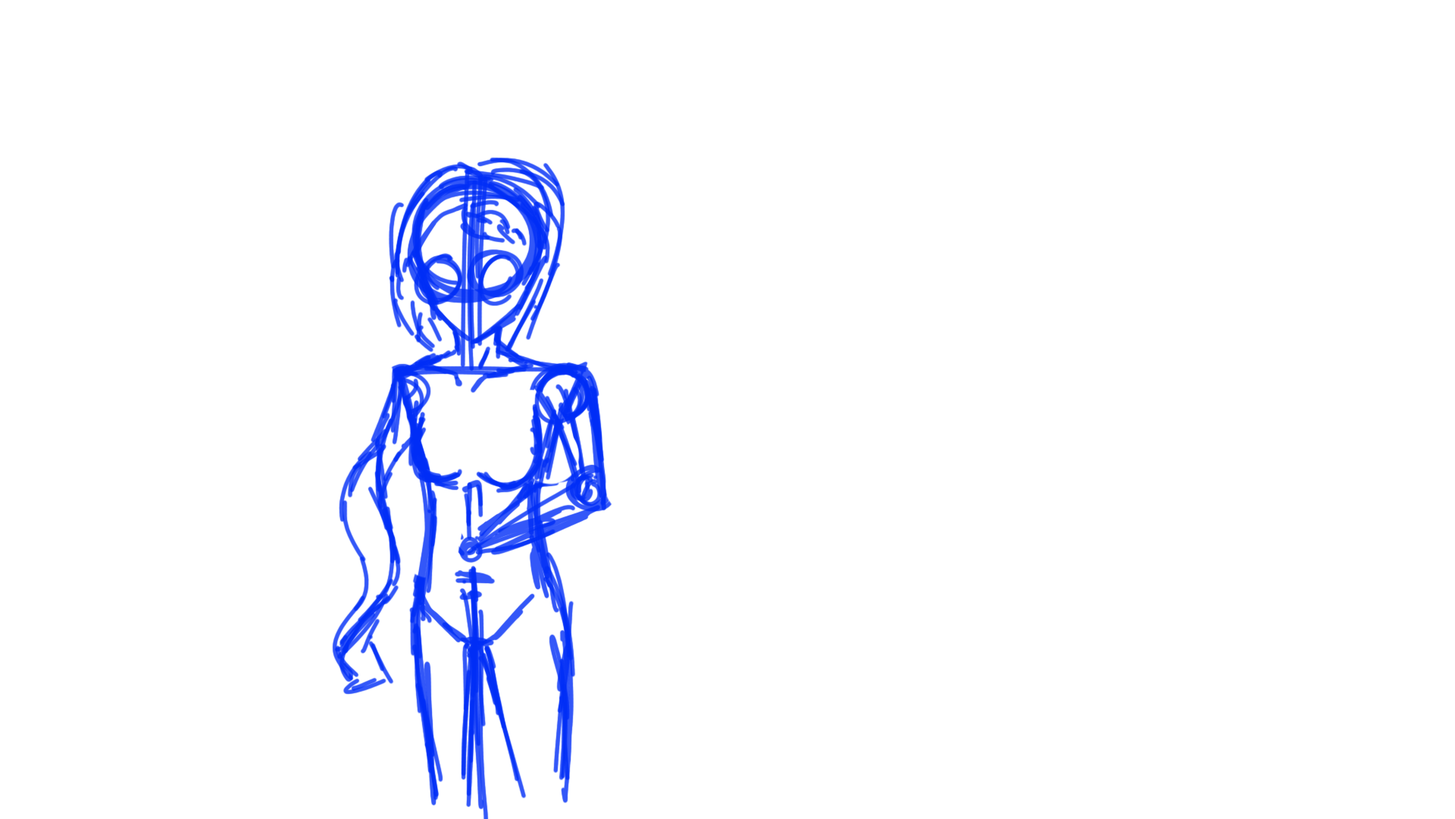
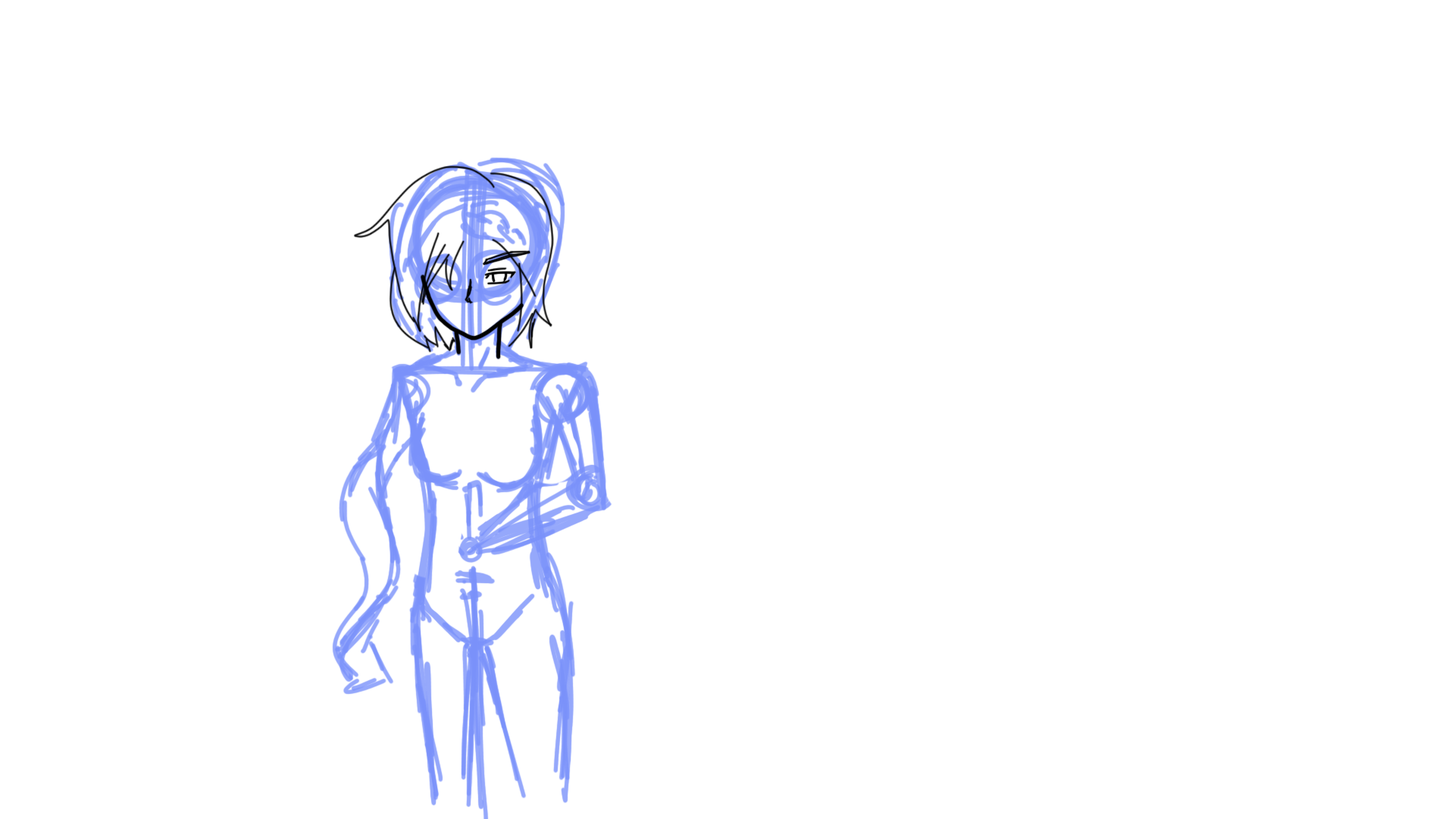
The second (1455, 819) image is a revision of the first. Changes to its layers:
added layer "Layer 1" above "Armory" over left=353, top=164, right=555, bottom=361
"Armory": opacity 100% → 52% over left=331, top=156, right=613, bottom=819
